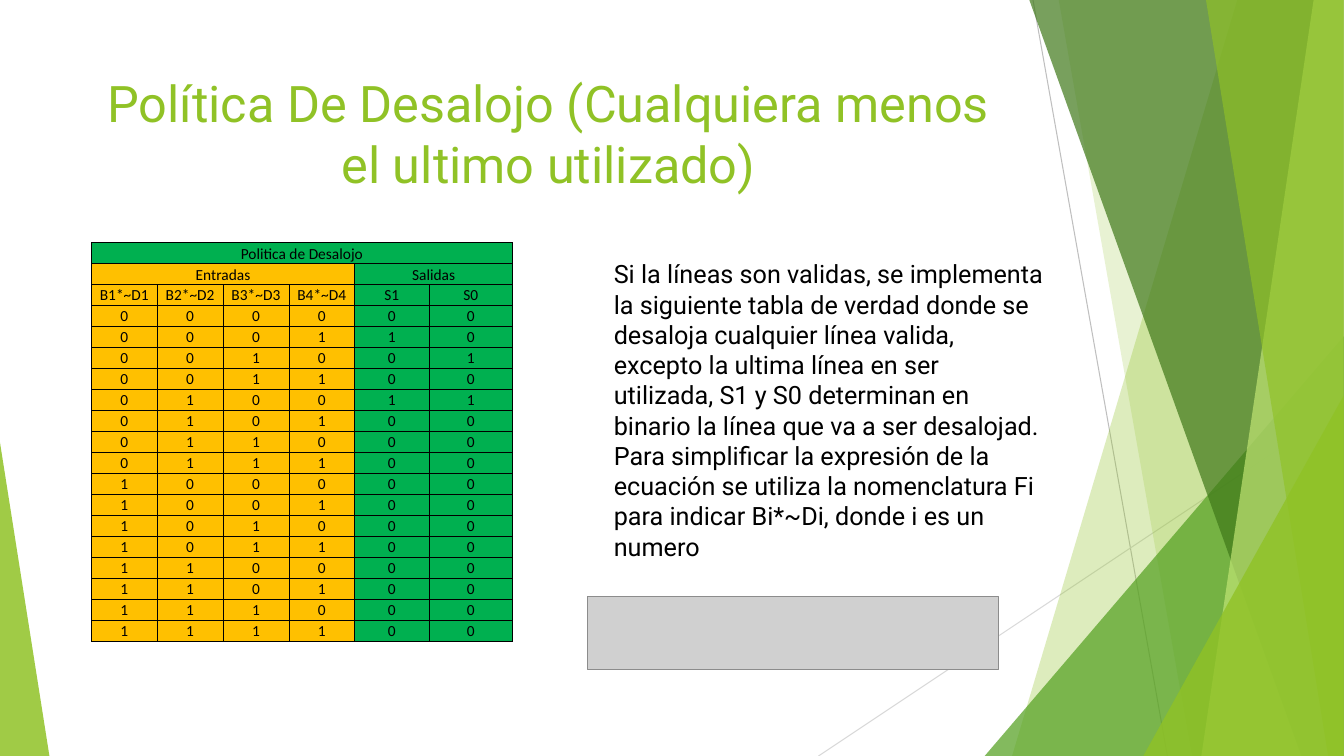
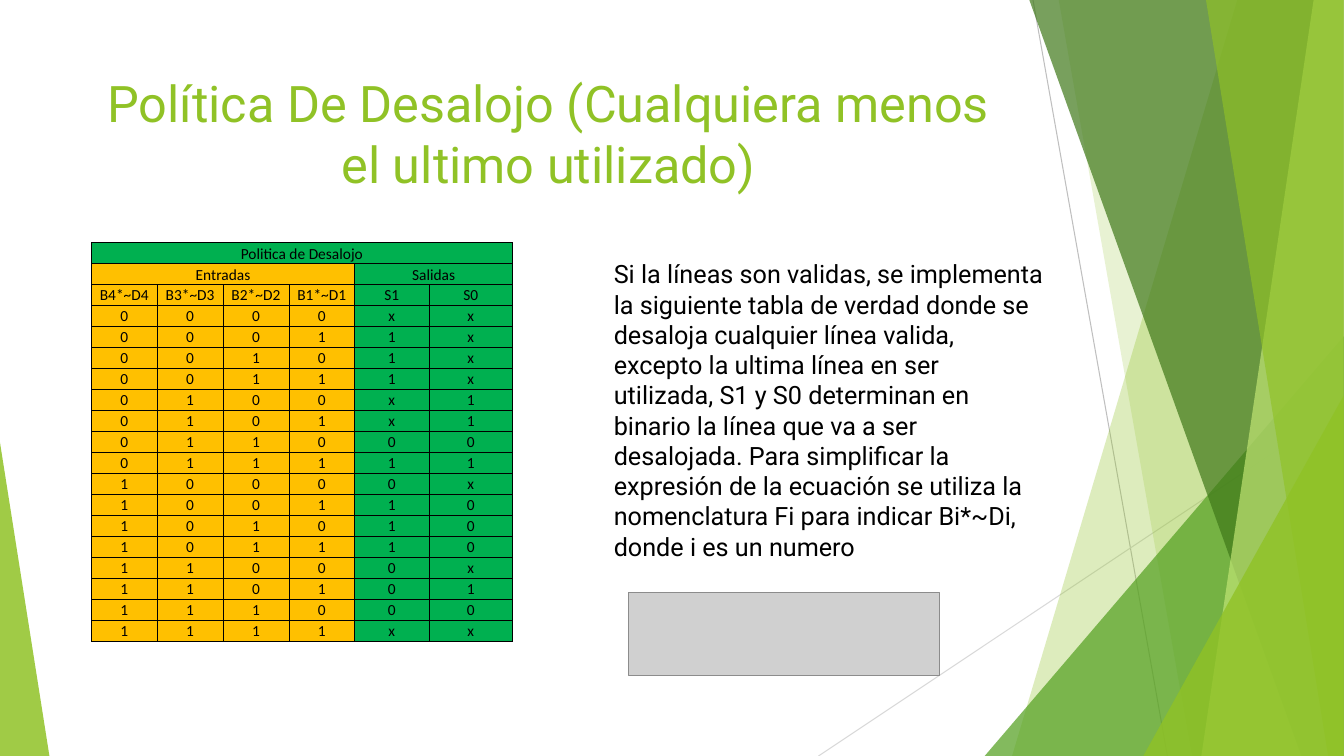
Before and after one commit to debruynmonge/Segundo-Proyecto-Arquitecura-de-Computadores, a slide deck: slide 25 of Proyecto de Arquitectura de Computadoras.pptx (slide 21 before the commit). Drawn at 1344x756 pixels with LibreOffice and Linux fonts; fonts in the diff are those of the drawing; grey boxes stand for pictures. Boxes give left, top, right and bottom in pixels: in the first picture for what was removed or moved away, otherwise in the second. Text is boxed around its words. In the diff, an @@ line names an element or a change of style, - is before the commit and + after.

```diff
--- a/Proyecto de Arquitectura de Computadoras.pptx
+++ b/Proyecto de Arquitectura de Computadoras.pptx
@@ table at [92,243,512,642] @@
-row 3: B1*~D1 | B2*~D2 | B3*~D3 | B4*~D4 | S1 | S0
+row 3: B4*~D4 | B3*~D3 | B2*~D2 | B1*~D1 | S1 | S0
-row 4, column 5: 0
+row 4, column 5: x
-row 4, column 6: 0
+row 4, column 6: x
-row 5, column 6: 0
+row 5, column 6: x
-row 6, column 5: 0
+row 6, column 5: 1
-row 6, column 6: 1
+row 6, column 6: x
-row 7, column 5: 0
+row 7, column 5: 1
-row 7, column 6: 0
+row 7, column 6: x
-row 8, column 5: 1
+row 8, column 5: x
-row 9, column 5: 0
+row 9, column 5: x
-row 9, column 6: 0
+row 9, column 6: 1
-row 11, column 5: 0
+row 11, column 5: 1
-row 11, column 6: 0
+row 11, column 6: 1
-row 12, column 6: 0
+row 12, column 6: x
-row 13, column 5: 0
+row 13, column 5: 1
-row 14, column 5: 0
+row 14, column 5: 1
-row 15, column 5: 0
+row 15, column 5: 1
-row 16, column 6: 0
+row 16, column 6: x
-row 17, column 6: 0
+row 17, column 6: 1
-row 19, column 5: 0
+row 19, column 5: x
-row 19, column 6: 0
+row 19, column 6: x
@@ text at [614,264,1043,557]: text changed @@
-Si la líneas son validas, se implementa la siguiente tabla de verdad donde se desaloja cualquier línea valida, excepto la ultima línea en ser utilizada, S1 y S0 determinan en binario la línea que va a ser desalojad. Para simplificar la expresión de la ecuación se utiliza la nomenclatura Fi para indicar Bi*~Di, donde i es un numero
+Si la líneas son validas, se implementa la siguiente tabla de verdad donde se desaloja cualquier línea valida, excepto la ultima línea en ser utilizada, S1 y S0 determinan en binario la línea que va a ser desalojada. Para simplificar la expresión de la ecuación se utiliza la nomenclatura Fi para indicar Bi*~Di, donde i es un numero
@@ picture: place and size @@
-picture at [588,597,999,669]
+picture at [628,593,940,676]
```
Also in this commit, not shown: 8 slides added, 6 slides removed, 1 other file.
